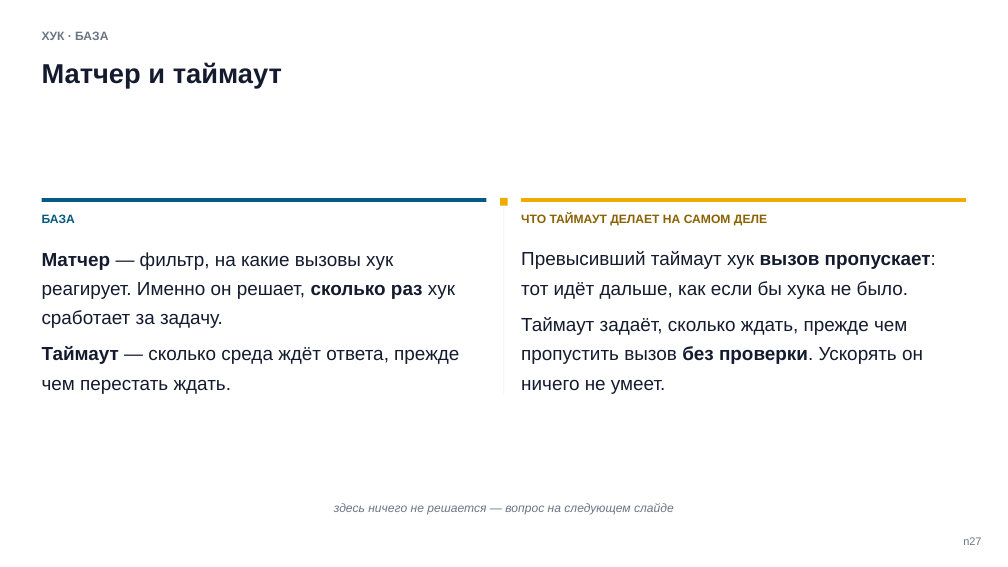
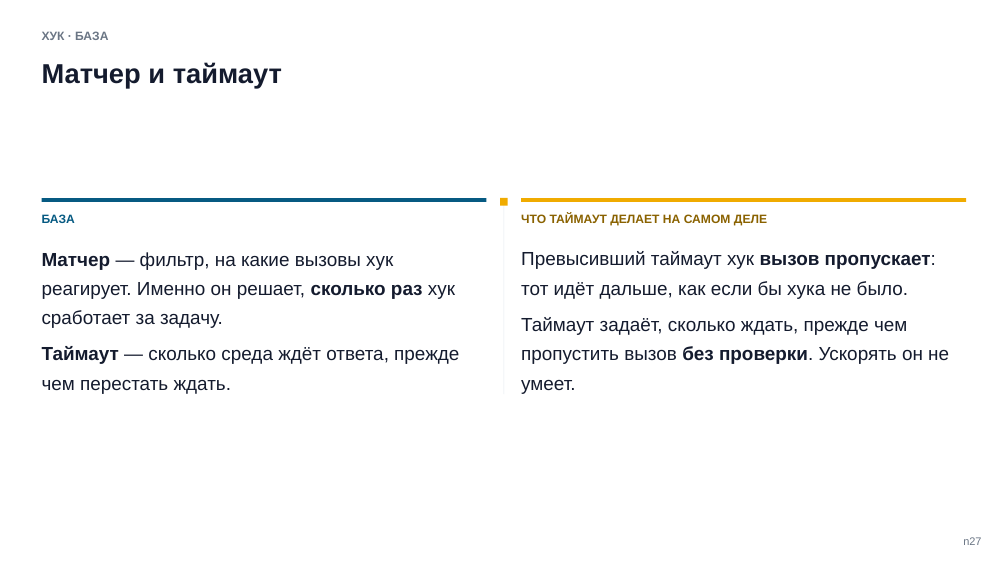
Before and after one commit to tellina-study/AI-usage-lessons, a slide deck: slide 27 of library/seminars/sem-05/rendered/sem-05-n.pptx. Drawn at 1008x567 pixels with LibreOffice and Linux fonts; fonts in the diff are those of the drawing. Boxes give left, top, right and bottom in pixels: in the first picture for what was removed or moved away, otherwise in the second. Text is boxed around its words. In the diff, an @@ line names an element or a change of style, - is before the commit and + after.

```diff
--- a/library/seminars/sem-05/rendered/sem-05-n.pptx
+++ b/library/seminars/sem-05/rendered/sem-05-n.pptx
@@ text at box(521, 317, 949, 394): text changed @@
-Таймаут задаёт, сколько ждать, прежде чем пропустить вызов без проверки. Ускорять он ничего не умеет.
+Таймаут задаёт, сколько ждать, прежде чем пропустить вызов без проверки. Ускорять он не умеет.
@@ text removed at box(334, 503, 674, 514) @@
-здесь ничего не решается — вопрос на следующем слайде
```
Also in this commit, not shown: 25 other slides changed, 2 slides added, 2 slides removed, 28 other files.
